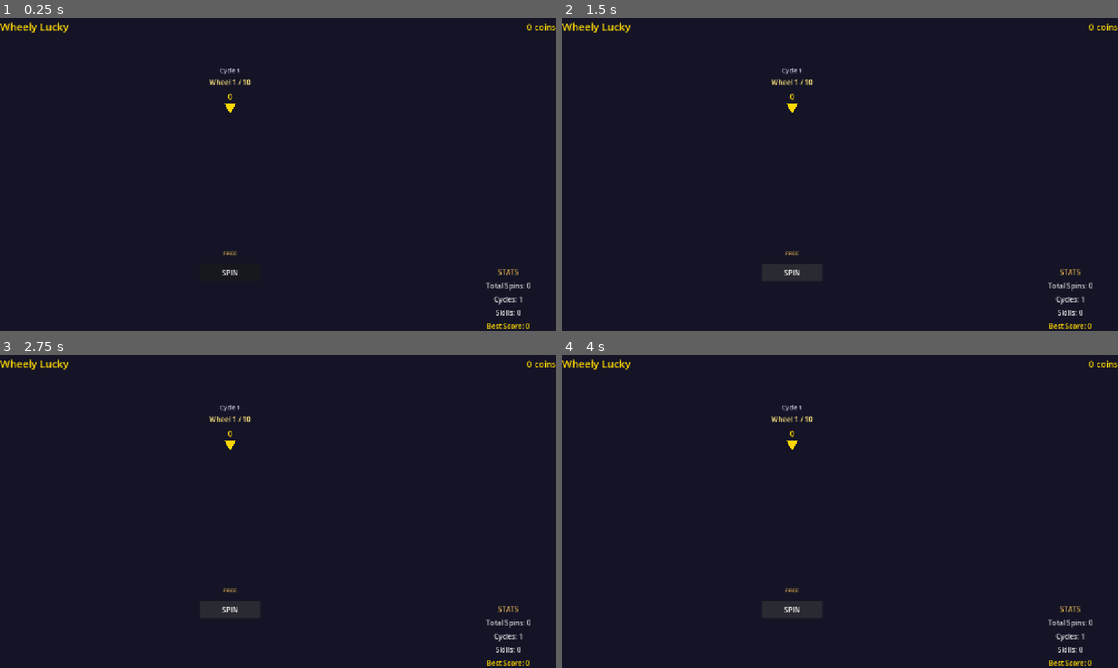
Above: before the commit, frames 1-4 (two rows, left to right).
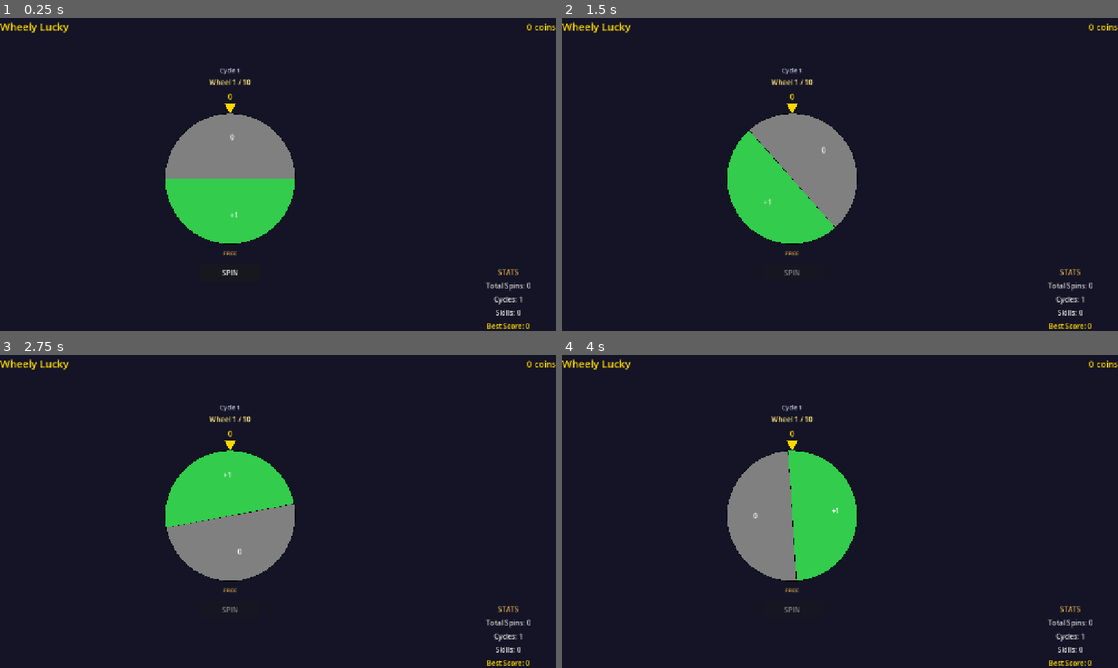
Above: after the commit, the same moments.

Repository: chelij/wheelylucky
Game: Godot game, scene res://scenes/main.tscn
Two runs of this game, one before a commit and one after it. Both use one fixed random seed, a clock stepped at 60 frames per second and the inputs below.
Inputs (mouse positions are in pixels of both pictures, inside the frame that each line leads up to):
- Up to frame 1 (0.25 s): no input
- Up to frame 2 (1.5 s): click "SPIN" at 0.5 s; click (789, 271) at 1.25 s, where only the run before the commit has a clickable "SPIN"
- Up to frame 3 (2.75 s): click (227, 608) at 2 s, where only the run before the commit has a clickable "SPIN"
- Up to frame 4 (4 s): tap Enter at 3.5 s

The runs differ from the first frame. In frame 1, 7.7% of the frame differs, in the area x 29-54%, y 30-73%; in frame 2, 7.8%, in the area x 29-54%, y 30-83%; in frame 3, 7.8%; in frame 4, 7.8%.
Error before the commit: Parse Error: Identifier "pending_result" not declared in the current scope. (res://scripts/wheel.gd:57)

Commit message:
Fix: add missing pending_result variable declaration in wheel.gd

Diff:
--- a/scripts/wheel.gd
+++ b/scripts/wheel.gd
@@ -21,6 +21,7 @@
 var target_rotation: float = 0.0
 var spin_start_time: float = 0.0
 var base_spin_duration: float = 2.5
+var pending_result: Variant = null
 
 # Cached for consistent drawing during spin
 var cached_outcomes: Array = []
